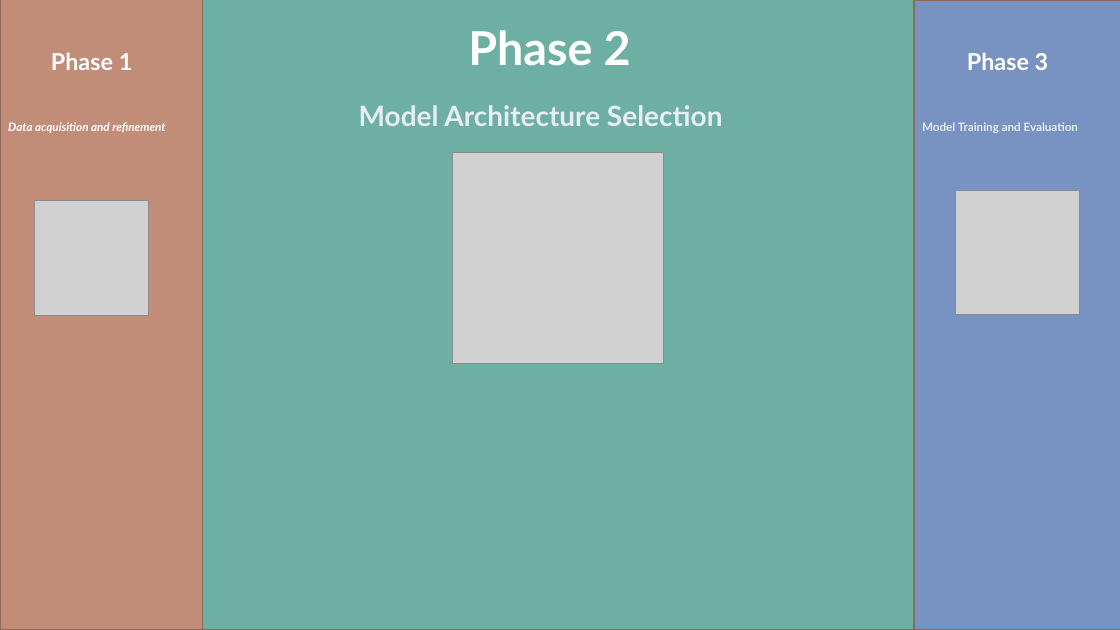
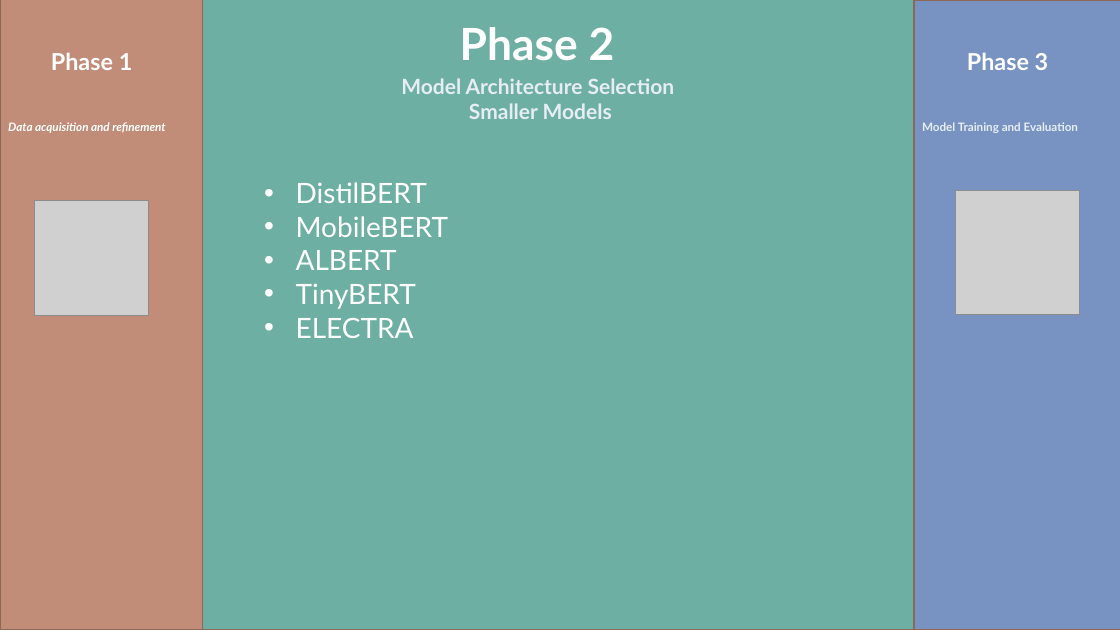
Before and after one commit to heyodai/cs5530-project, a slide deck: slide 7 of Presentation.pptx. Drawn at 1120x630 pixels with LibreOffice and Linux fonts; fonts in the diff are those of the drawing; grey boxes stand for pictures. Boxes give left, top, right and bottom in pixels: in the first picture for what was removed or moved away, otherwise in the second. Text is boxed around its words. In the diff, an @@ line names an element or a change of style, - is before the commit and + after.

```diff
--- a/Presentation.pptx
+++ b/Presentation.pptx
@@ text "Phase 2": place and size @@
-text "Phase 2" at bbox=[468, 30, 631, 66]
+text "Phase 2" at bbox=[460, 27, 615, 61]
@@ text "Phase 2" at bbox=[460, 27, 615, 61]: size 40 to 38 pt @@
@@ text "Model Architecture Selection": place and size @@
-text "Model Architecture Selection" at bbox=[359, 105, 723, 126]
+text "Model Architecture Selection" at bbox=[401, 78, 675, 119]
@@ text at bbox=[401, 78, 675, 94]: size 24 to 18 pt in "Model Architecture Selection"; alignment left to centre @@
@@ text at bbox=[469, 103, 612, 119]: paragraph added @@
+Smaller Models
@@ picture removed at bbox=[453, 153, 664, 364] @@
@@ text added at bbox=[296, 182, 448, 338], 24 pt, text #FFFFFF @@
+• DistilBERT
+• MobileBERT
+• ALBERT
+• TinyBERT
+• ELECTRA
```
Also in this commit, not shown: 5 other slides changed, 3 slides removed.
